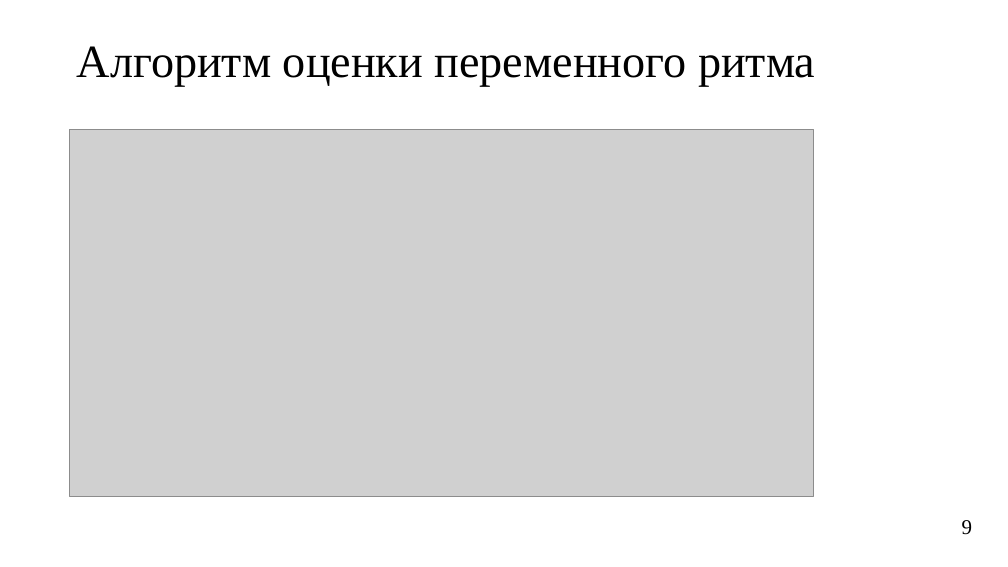
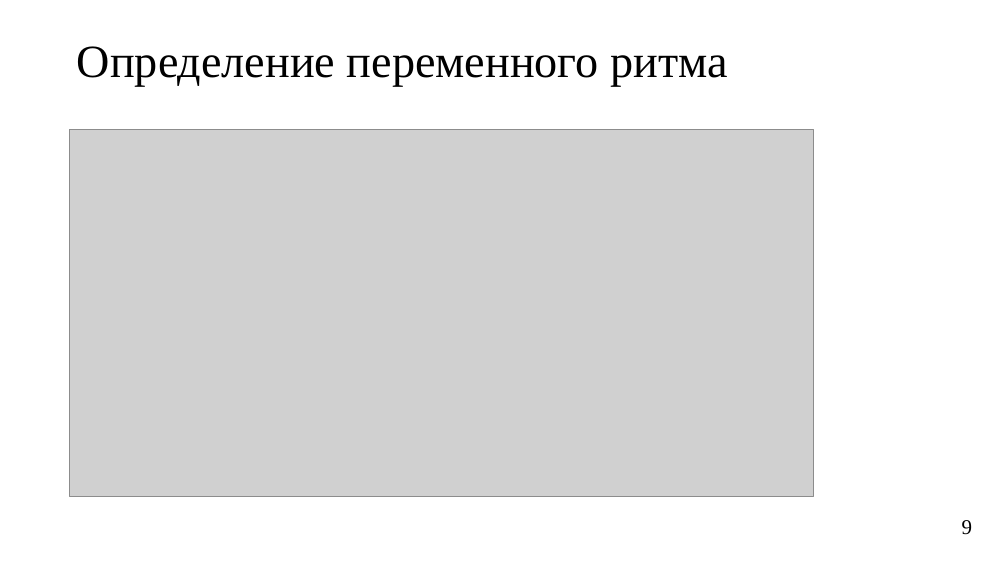
Before and after one commit to aavortep/bachelor_diploma, a slide deck: slide 9 of docs/presentation.pptx. Drawn at 1008x567 pixels with LibreOffice and Linux fonts; fonts in the diff are those of the drawing; grey boxes stand for pictures. Boxes give left, top, right and bottom in pixels: in the first picture for what was removed or moved away, otherwise in the second. Text is boxed around its words. In the diff, an @@ line names an element or a change of style, - is before the commit and + after.

```diff
--- a/docs/presentation.pptx
+++ b/docs/presentation.pptx
@@ title at [77,46,727,86]: text changed @@
-Алгоритм оценки переменного ритма
+Определение переменного ритма
```
Also in this commit, not shown: 4 other slides changed, 28 other files.
